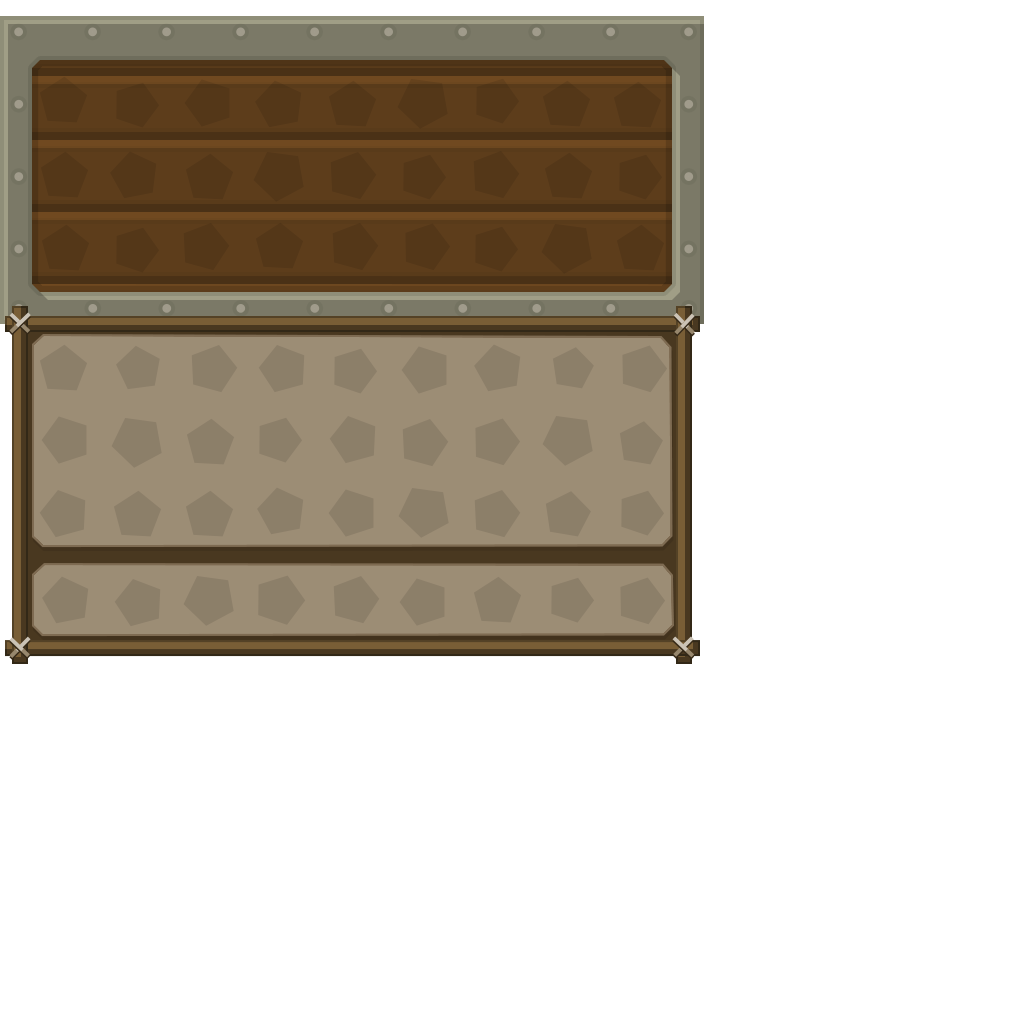
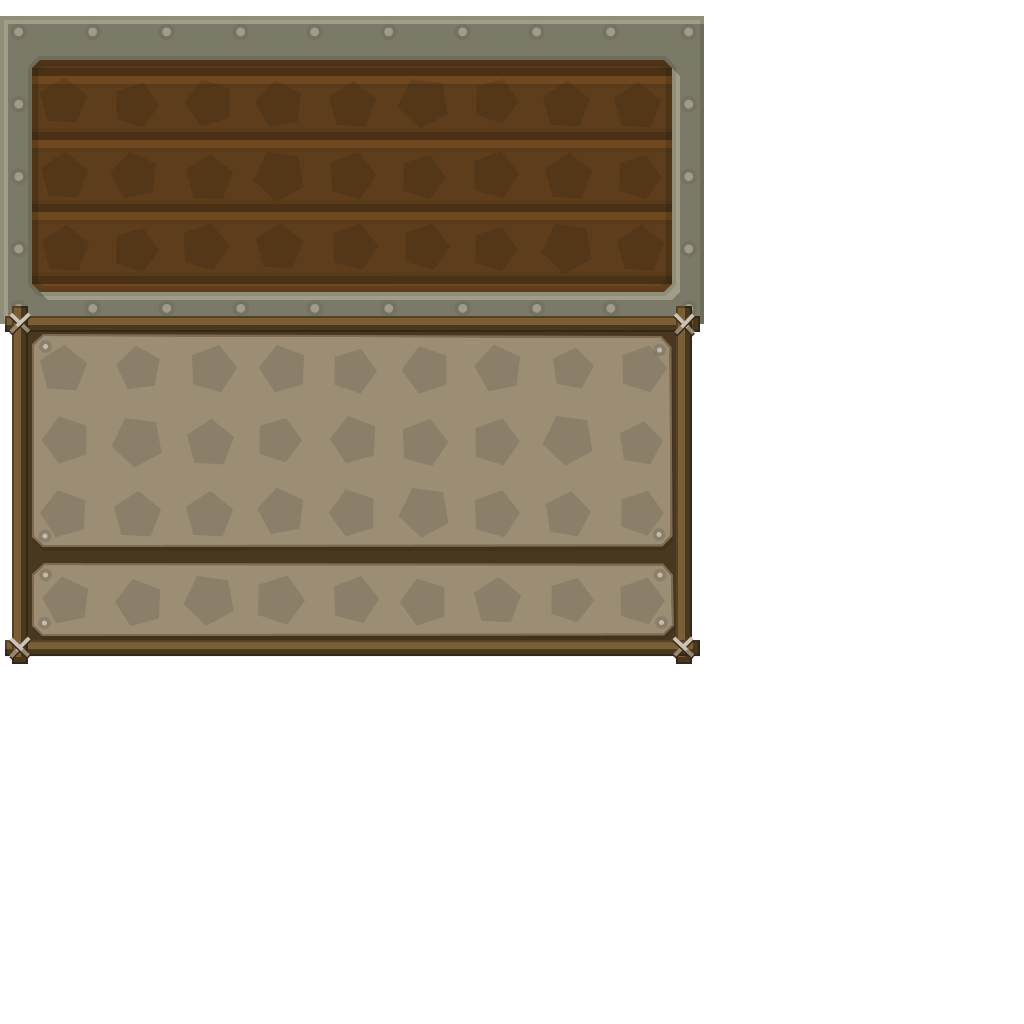
The second 1024 × 1024 image is a revision of the first. Changes to its layers:
added layer "Forme 21" in group "inventaire" over [42, 344, 664, 626]
painted on "Forme 20", unmasked it over [39, 340, 668, 627]
painted on "Forme 19", unmasked it over [38, 340, 668, 630]
painted on "Forme 14", unmasked it over [38, 340, 668, 630]
